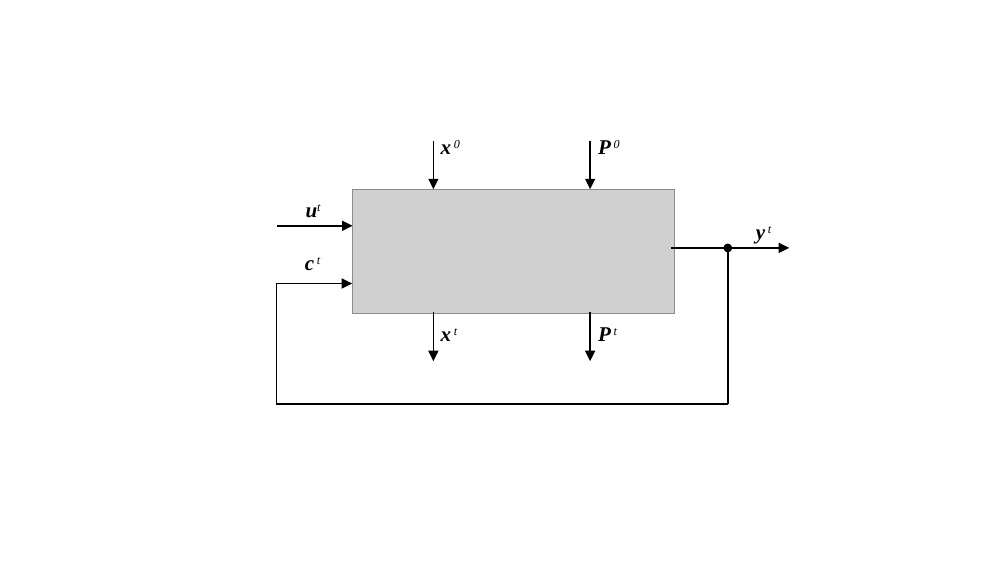
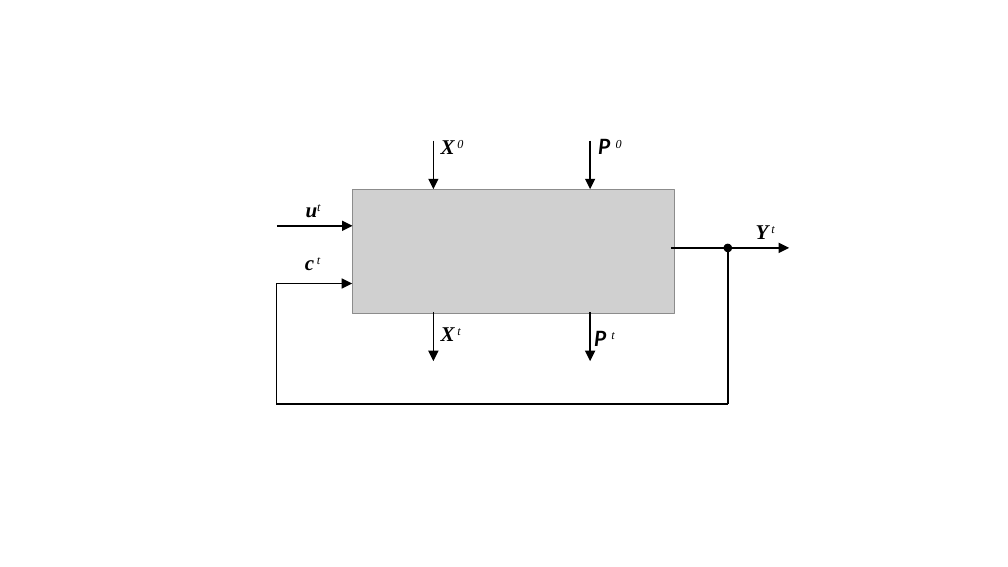
Before and after one commit to ihux/htm-study, a slide deck: slide 13 of doc/Sequence Memory.pptx. Drawn at 1008x567 pixels with LibreOffice and Linux fonts; fonts in the diff are those of the drawing; grey boxes stand for pictures. Boxes give left, top, right and bottom in pixels: in the first picture for what was removed or moved away, otherwise in the second. Text is boxed around its words. In the diff, an @@ line names an element or a change of style, - is before the commit and + after.

```diff
--- a/doc/Sequence Memory.pptx
+++ b/doc/Sequence Memory.pptx
@@ text at bbox=[441, 140, 463, 154]: text changed @@
-x 0
+X 0
@@ text "P 0" at bbox=[598, 138, 622, 154]: font Times New Roman to Lato in "P" @@
@@ text at bbox=[756, 225, 774, 239]: text changed @@
-y t
+Y t
@@ text at bbox=[441, 327, 460, 341]: text changed @@
-x t
+X t
@@ text "P t" at bbox=[594, 330, 614, 346]: font Times New Roman to Lato in "P" @@
```
Also in this commit, not shown: 1 other slide changed, 3 other files.
